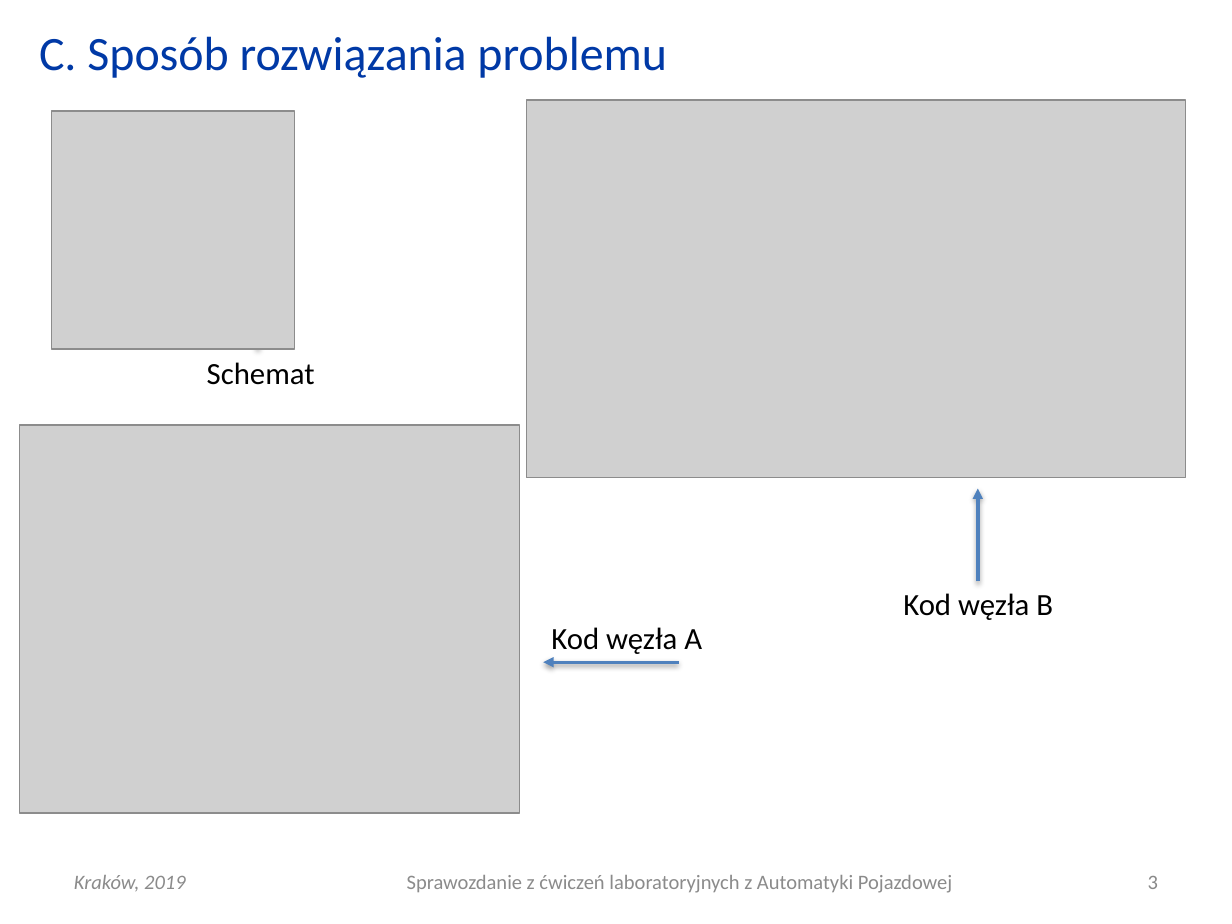
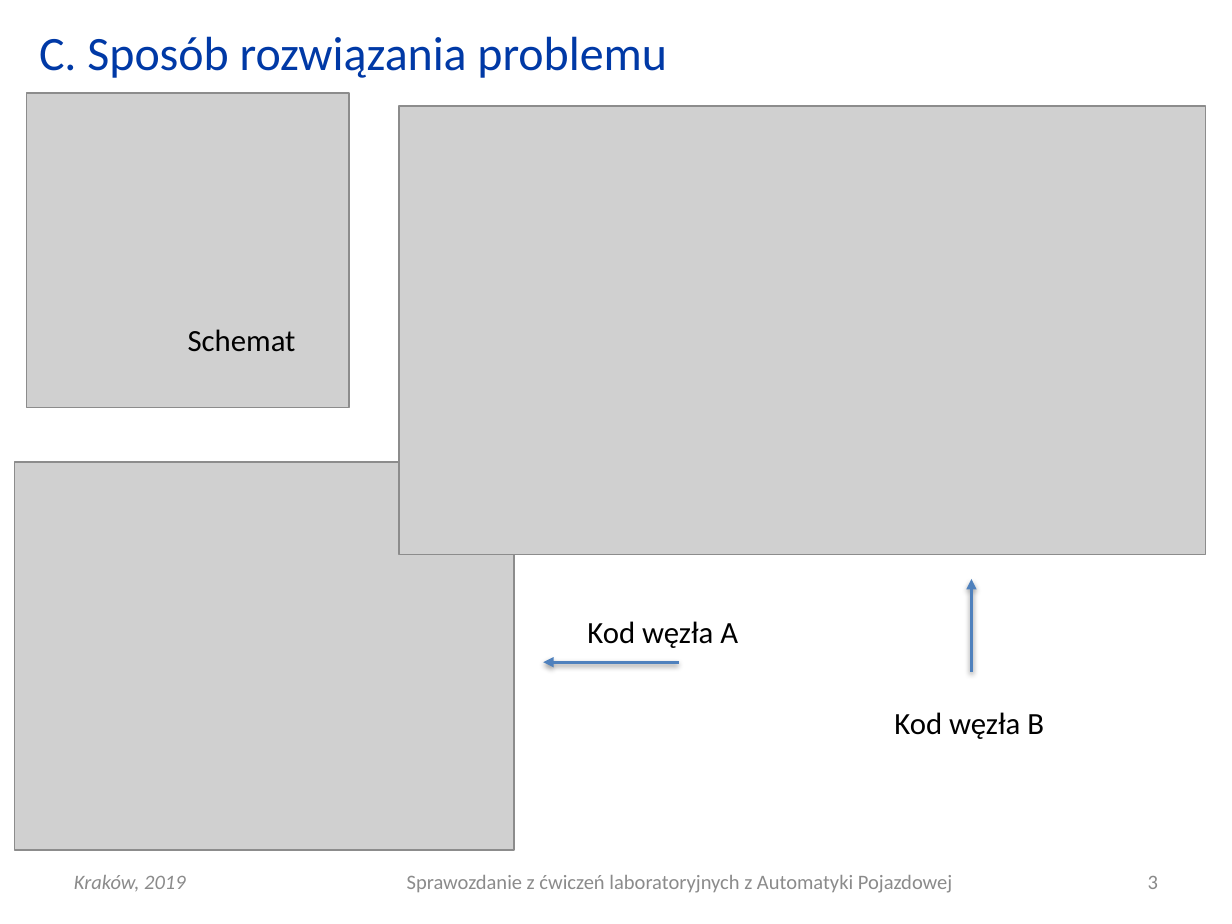
Before and after one commit to Katarzyna-W/AP, a slide deck: slide 3 of Lab5_dane/AP_L05_20190327_0800_G01.pptx. Drawn at 1232x924 pixels with LibreOffice and Linux fonts; fonts in the diff are those of the drawing; grey boxes stand for pictures. Boxes give left, top, right and bottom in pixels: in the first picture for what was removed or moved away, otherwise in the second. Text is boxed around its words. In the diff, an @@ line names an element or a change of style, - is before the commit and + after.

```diff
--- a/Lab5_dane/AP_L05_20190327_0800_G01.pptx
+++ b/Lab5_dane/AP_L05_20190327_0800_G01.pptx
@@ picture: place and size @@
-picture at [52, 111, 296, 349]
+picture at [27, 94, 350, 409]
@@ picture: place and size @@
-picture at [526, 100, 1185, 478]
+picture at [399, 106, 1205, 554]
@@ text "Schemat": place and size @@
-text "Schemat" at [207, 362, 315, 385]
+text "Schemat" at [188, 329, 296, 352]
@@ arrow removed from (257, 349) to (259, 310) @@
@@ picture: place and size @@
-picture at [20, 425, 520, 813]
+picture at [15, 462, 515, 850]
@@ arrow moved from (978, 582) - (978, 489) to (972, 671) - (972, 579) @@
@@ text "Kod węzła A": place and size @@
-text "Kod węzła A" at [551, 627, 702, 654]
+text "Kod węzła A" at [587, 621, 738, 648]
@@ text "Kod węzła B": place and size @@
-text "Kod węzła B" at [903, 593, 1053, 620]
+text "Kod węzła B" at [894, 712, 1044, 739]
```
Also in this commit, not shown: 2 other slides changed, 8 other files.
